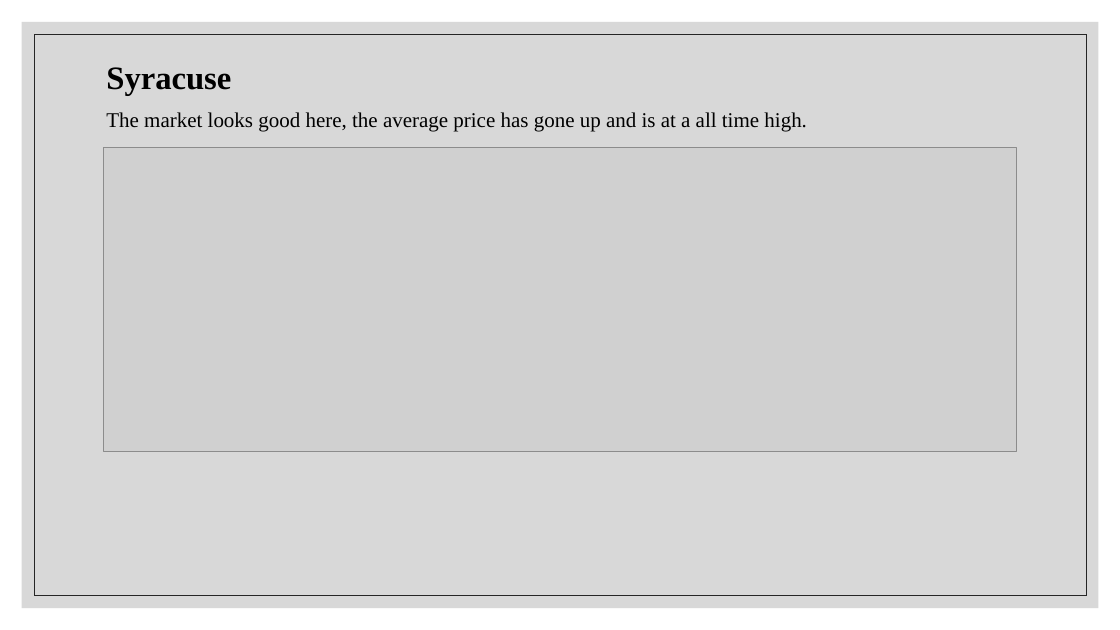
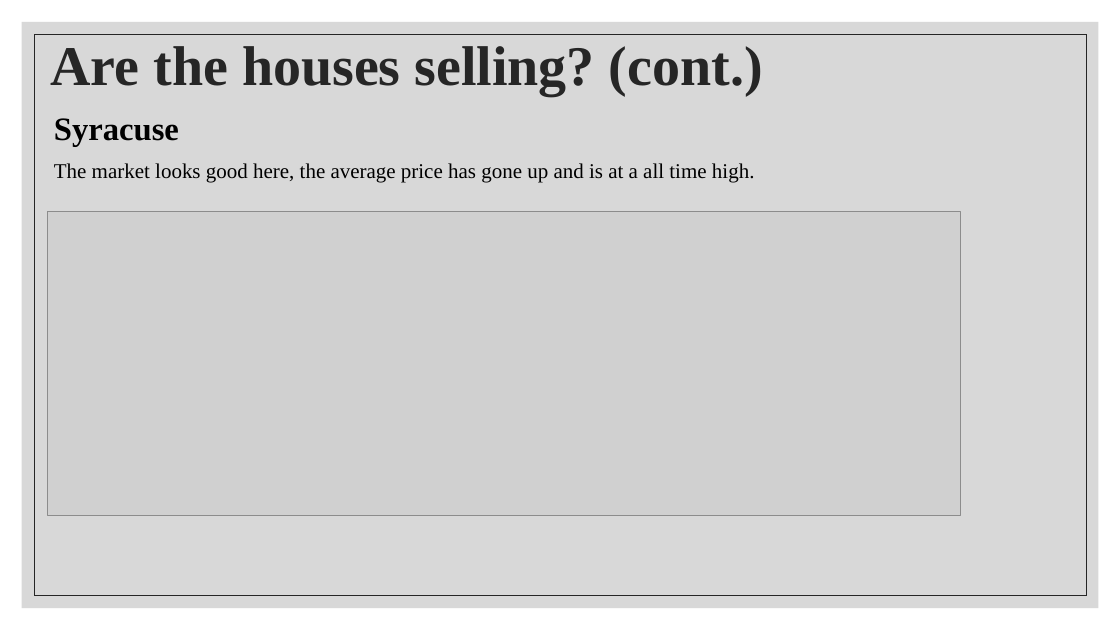
Before and after one commit to MelissaDjohan/Real-Estate-Data-Analysis, a slide deck: slide 8 of Presentation/Real Estate Data Analysis - Average Sale Price and Other Factors.pptx. Drawn at 1120x630 pixels with LibreOffice and Linux fonts; fonts in the diff are those of the drawing; grey boxes stand for pictures. Boxes give left, top, right and bottom in pixels: in the first picture for what was removed or moved away, otherwise in the second. Text is boxed around its words. In the diff, an @@ line names an element or a change of style, - is before the commit and + after.

```diff
--- a/Presentation/Real Estate Data Analysis - Average Sale Price and Other Factors.pptx
+++ b/Presentation/Real Estate Data Analysis - Average Sale Price and Other Factors.pptx
@@ title added at [50, 46, 763, 96], 48 pt, text #262626, bold @@
+Are the houses selling? (cont.)
@@ text "Syracuse": place and size @@
-text "Syracuse" at [106, 67, 807, 132]
+text "Syracuse" at [54, 118, 755, 183]
@@ picture: place and size @@
-picture at [104, 148, 1017, 452]
+picture at [48, 212, 960, 516]
```
Also in this commit, not shown: 4 other slides changed, 3 slides added, 1 slide removed.
